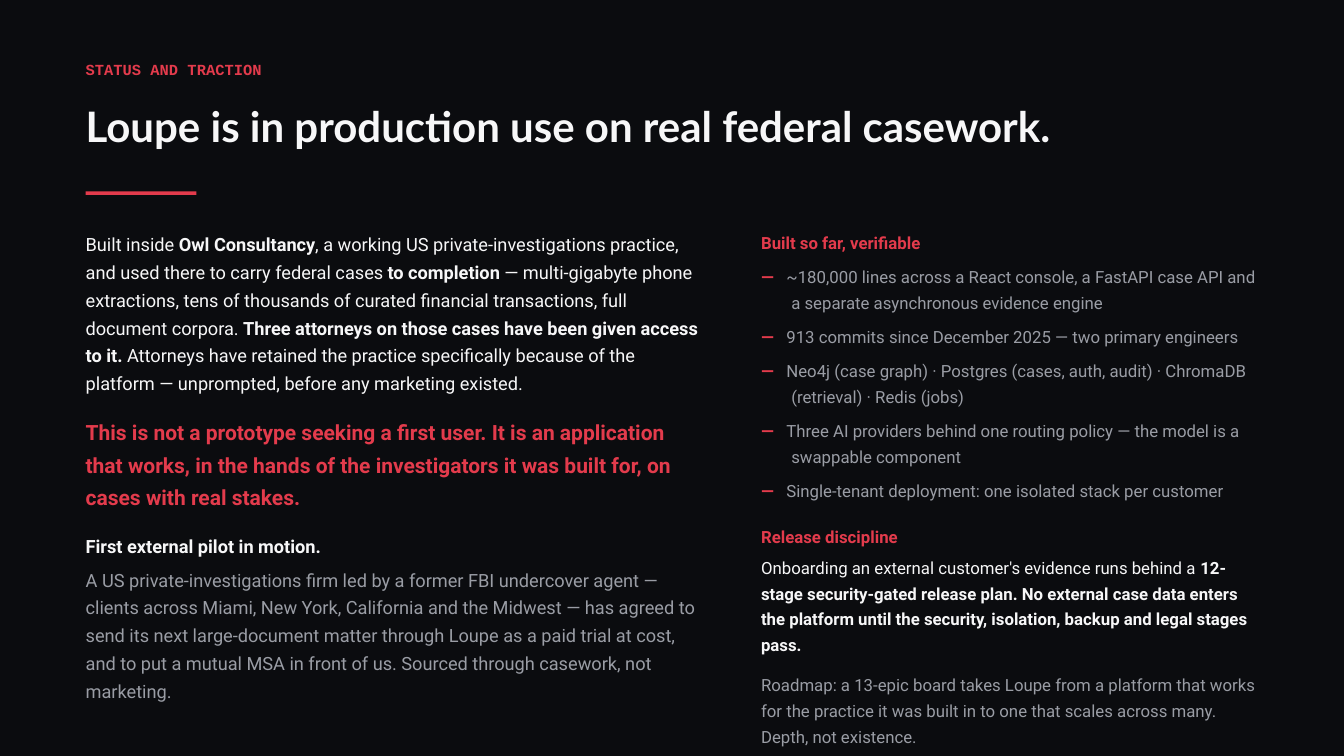
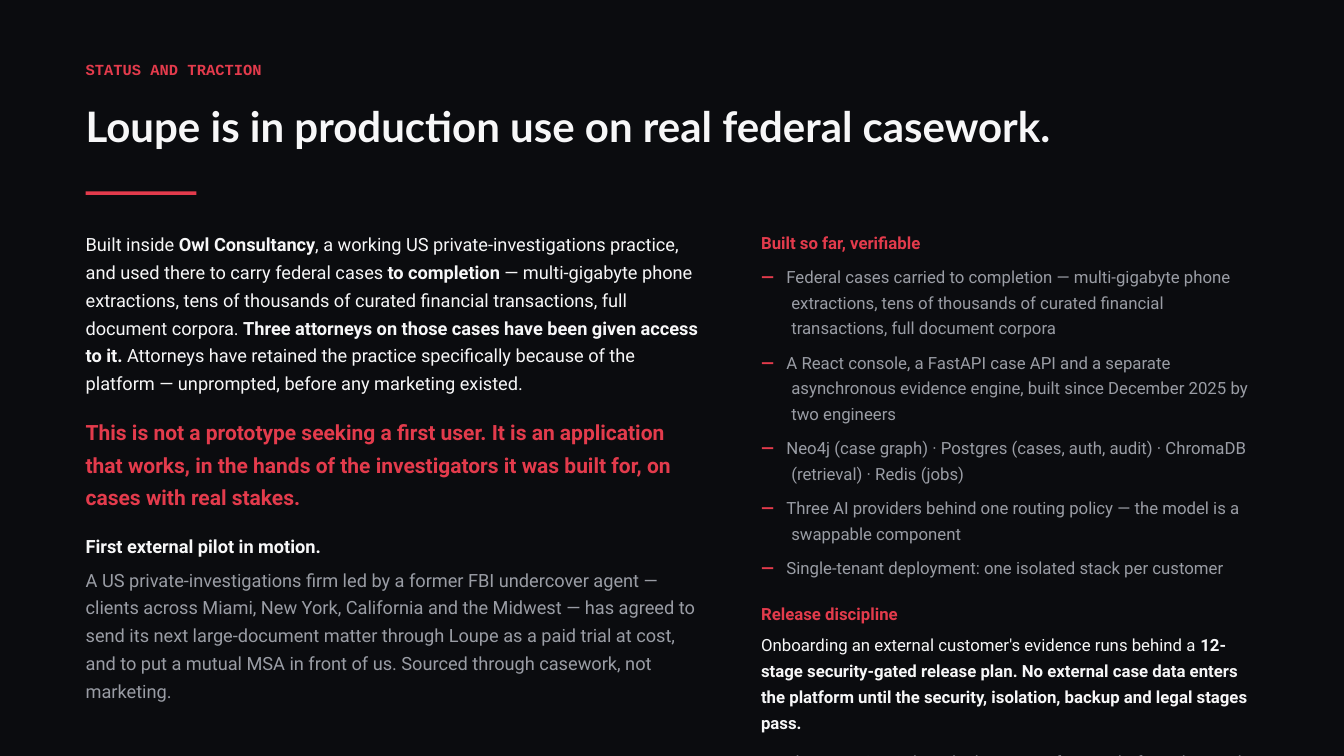
Before and after one commit to conorbowles51/owl-n4j, a slide deck: slide 11 of Loupe-NDRC-deck.pptx. Drawn at 1344x756 pixels with LibreOffice and Linux fonts; fonts in the diff are those of the drawing. Boxes give left, top, right and bottom in pixels: in the first picture for what was removed or moved away, otherwise in the second. Text is boxed around its words. In the diff, an @@ line names an element or a change of style, - is before the commit and + after.

```diff
--- a/Loupe-NDRC-deck.pptx
+++ b/Loupe-NDRC-deck.pptx
@@ text at box(786, 270, 1248, 424): text changed @@
-— ~180,000 lines across a React console, a FastAPI case API and a separate asynchronous evidence engine
-— 913 commits since December 2025 — two primary engineers
+— Federal cases carried to completion — multi-gigabyte phone extractions, tens of thousands of curated financial transactions, full document corpora
+— A React console, a FastAPI case API and a separate asynchronous evidence engine, built since December 2025 by two engineers
```
Also in this commit, not shown: 1 other slide changed, 3 other files.
